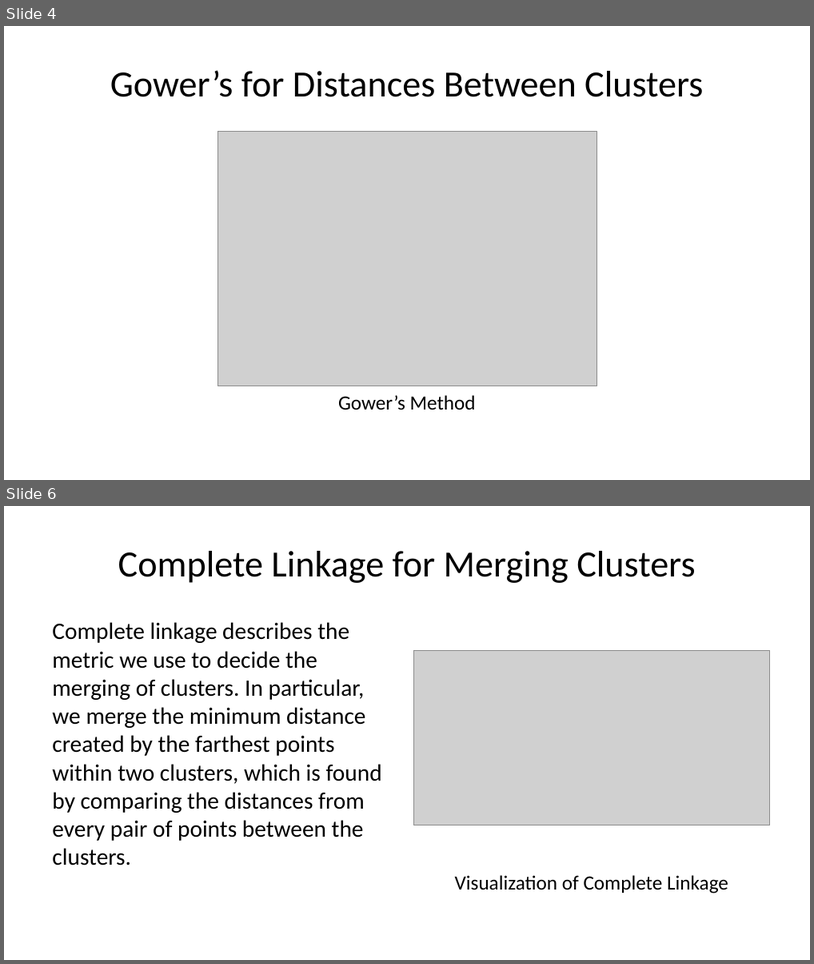
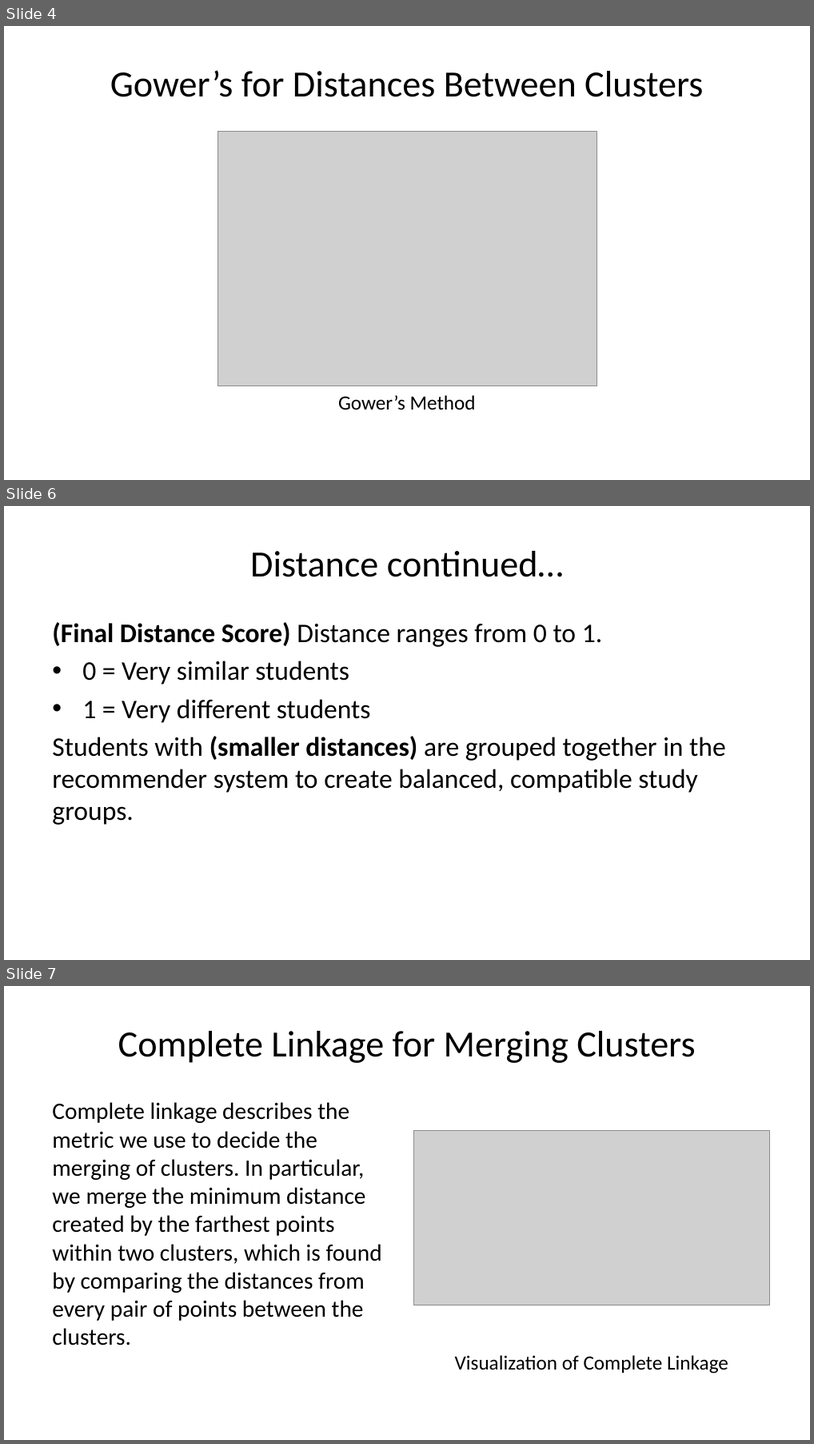
Before and after one commit to deancallahan25/Data322MiniProject, a slide deck: presentation.pptx. Shown one above the other, each under a label of ours: slides 4 and 6 before the commit, slides 4, 6 and 7 after it; the slides between them are not shown. The pictures are 814x964 and 814x1444 pixels, drawn with LibreOffice and Linux fonts; fonts in the diff are those of the drawing; grey boxes stand for pictures. Boxes give left, top, right and bottom in pixels: in the first picture for what was removed or moved away, otherwise in the second. Text is boxed around its words. In the diff, an @@ line names an element or a change of style, - is before the commit and + after.

Commit message:
fixing distance formatting

```diff
--- a/presentation.pptx
+++ b/presentation.pptx
@@ slide 6 added at (4,506,810,960), background #FFFFFF @@
@@ title added at (250,551,564,577), 33 pt, text #000000 @@
+Distance continued…
@@ text added at (52,622,726,824), 24 pt, text #000000 @@
+(Final Distance Score) Distance ranges from 0 to 1.
+• 0 = Very similar students
+• 1 = Very different students
+Students with (smaller distances) are grouped together in the recommender system to create balanced, compatible study groups.
@@ what was slide 6 is now slide 7 @@
```
Also in this commit, not shown: 1 slide changed, 1 other file.
